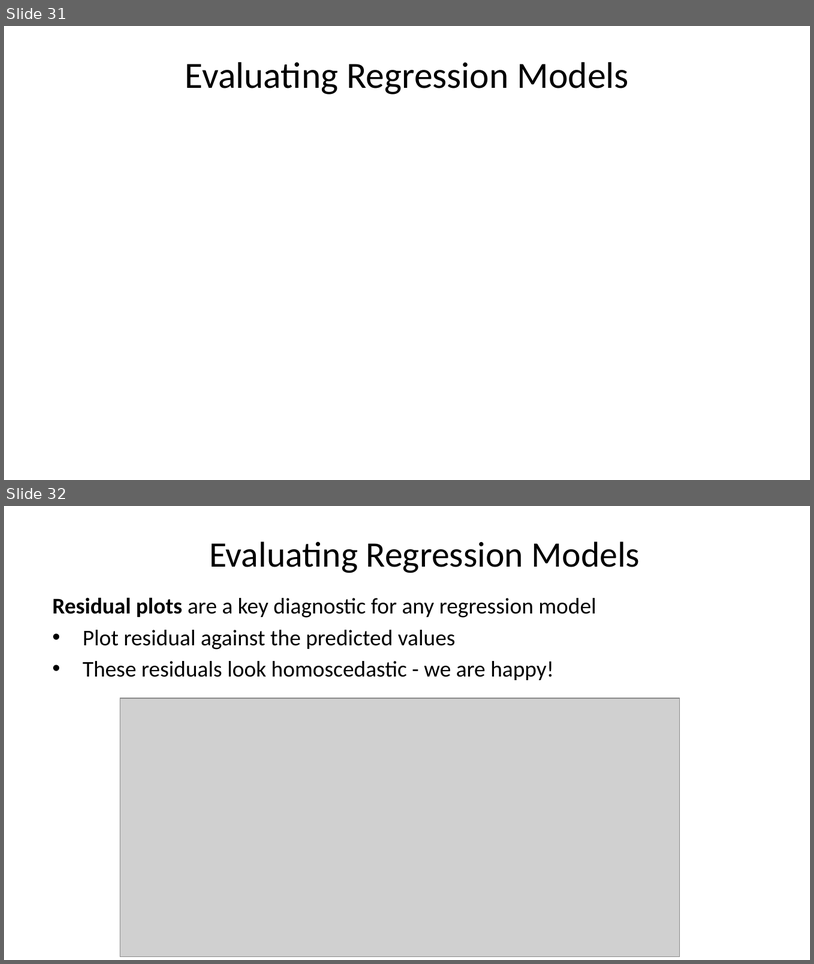
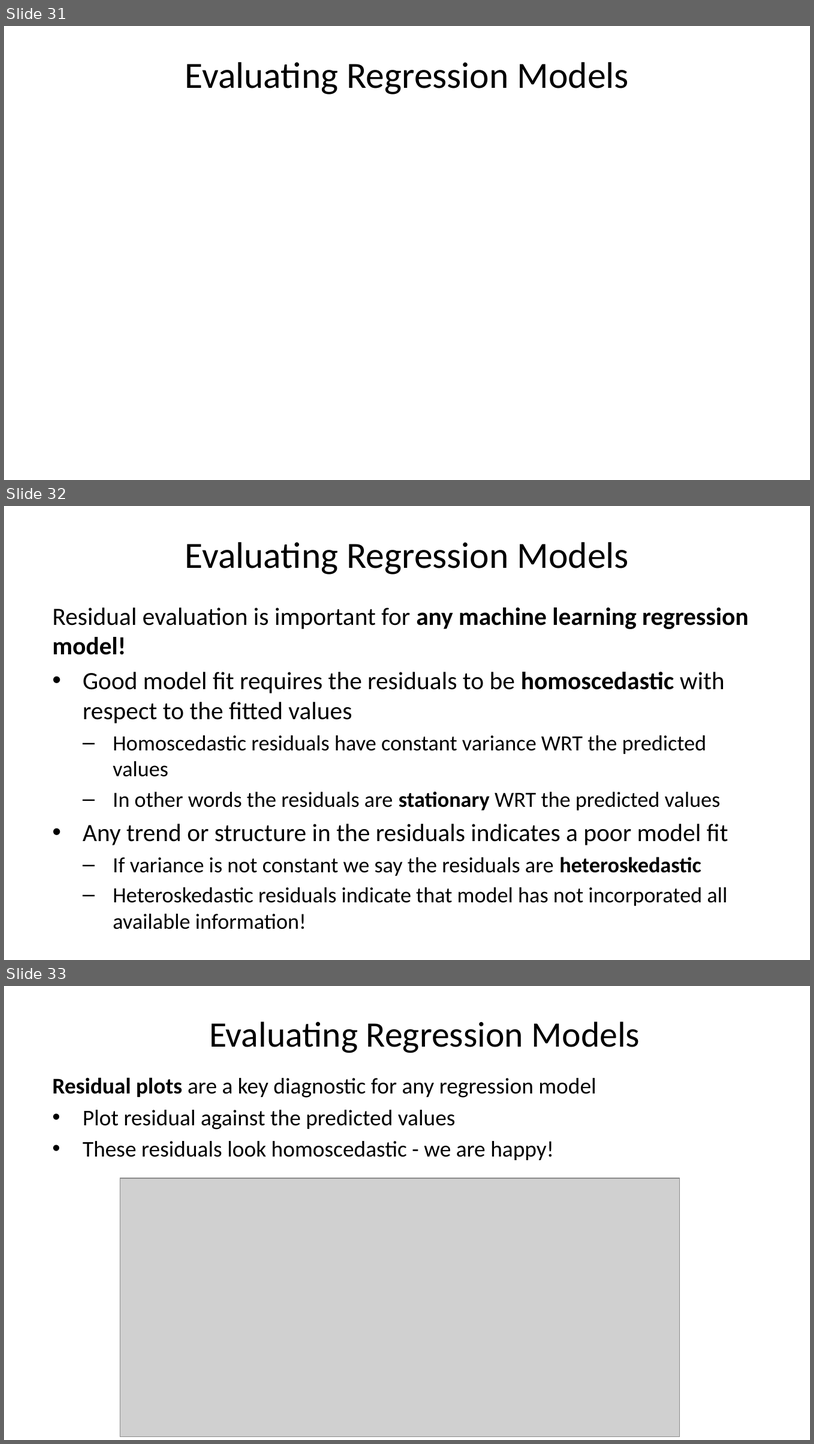
Before and after one commit to StephenElston/CSCI-E-83, a slide deck: LectureSlides/08_IntroductionToLinearModels.pptx. Shown one above the other, each under a label of ours: slides 31 and 32 before the commit, slides 31, 32 and 33 after it. The pictures are 814x964 and 814x1444 pixels, drawn with LibreOffice and Linux fonts; fonts in the diff are those of the drawing; grey boxes stand for pictures. Boxes give left, top, right and bottom in pixels: in the first picture for what was removed or moved away, otherwise in the second. Text is boxed around its words. In the diff, an @@ line names an element or a change of style, - is before the commit and + after.

```diff
--- a/LectureSlides/08_IntroductionToLinearModels.pptx
+++ b/LectureSlides/08_IntroductionToLinearModels.pptx
@@ slide 32 added at <box>4,506,810,960</box>, background #FFFFFF @@
@@ title added at <box>185,542,629,574</box>, 33 pt, text #000000 @@
+Evaluating Regression Models
@@ text added at <box>53,607,749,929</box>, 19.4 pt, text #000000 @@
+Residual evaluation is important for any machine learning regression model!
+• Good model fit requires the residuals to be homoscedastic with respect to the fitted values
+  – Homoscedastic residuals have constant variance WRT the predicted values
+  – In other words the residuals are stationary WRT the predicted values
+• Any trend or structure in the residuals indicates a poor model fit
+  – If variance is not constant we say the residuals are heteroskedastic
+  – Heteroskedastic residuals indicate that model has not incorporated all available information!
@@ what was slide 32 is now slide 33 @@
```
Also in this commit, not shown: 7 slides changed.
